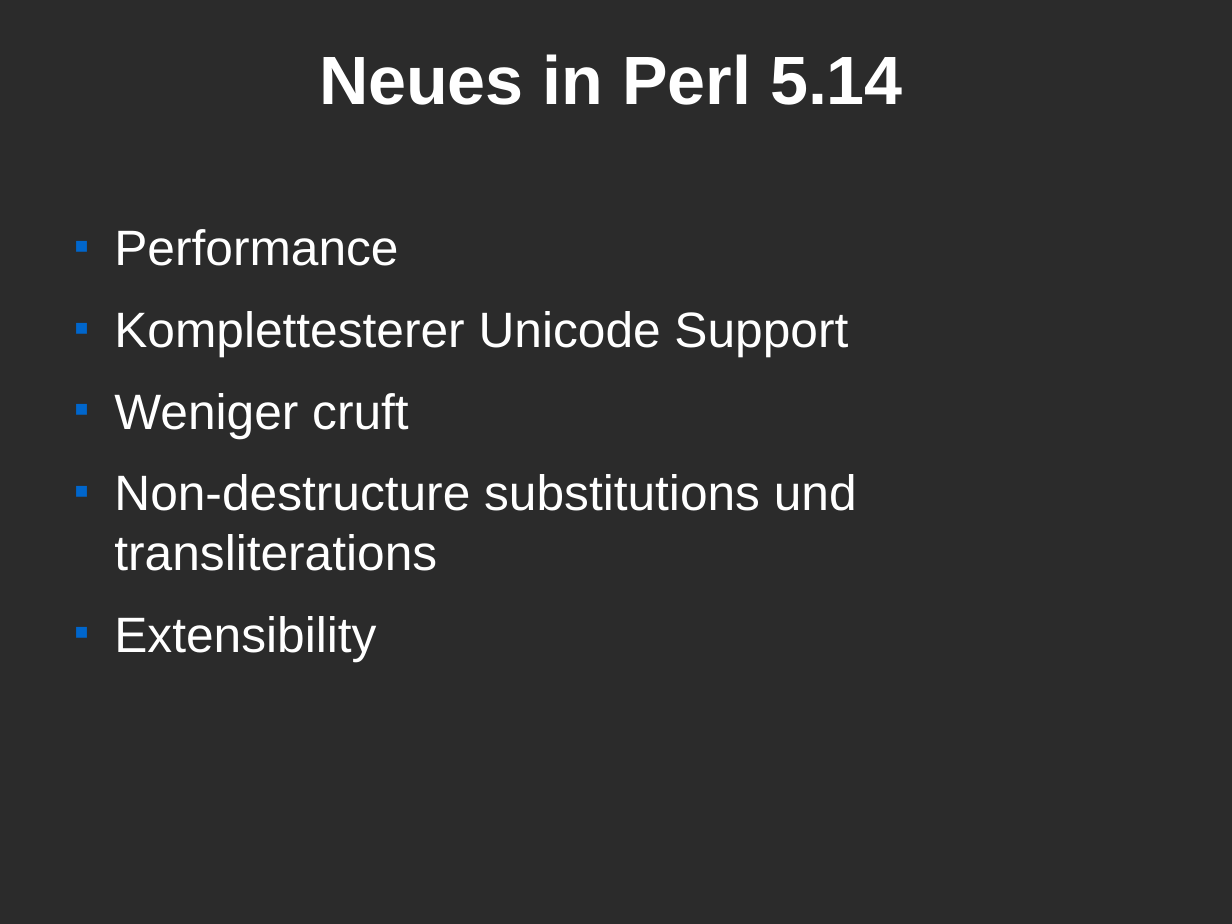
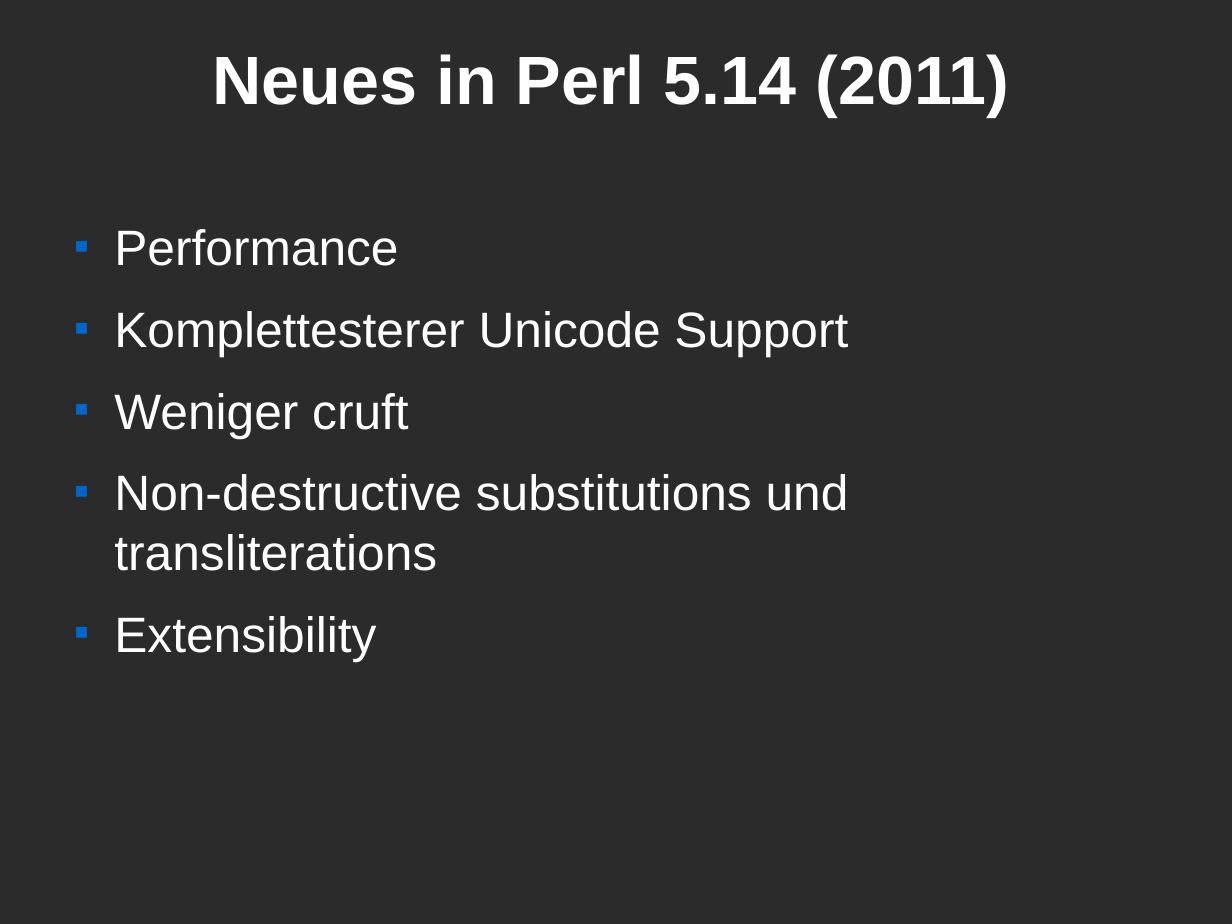
Before and after one commit to Caldrin/Vortrag_CLT, a slide deck: slide 8 of Modern Perl.odp. Drawn at 1232x924 pixels with LibreOffice and Linux fonts; fonts in the diff are those of the drawing; background and template pictures are left out; a plain dark background stands for a picture behind light text. Boxes give left, top, right and bottom in pixels: in the first picture for what was removed or moved away, otherwise in the second. Text is boxed around its words. In the diff, an @@ line names an element or a change of style, - is before the commit and + after.

```diff
--- a/Modern Perl.odp
+++ b/Modern Perl.odp
@@ title at (213,54,1009,117): text changed @@
-Neues in Perl 5.14
+Neues in Perl 5.14 (2011)
@@ text at (114,474,849,571): text changed @@
-■ Non-destructure substitutions und transliterations
+■ Non-destructive substitutions und transliterations
```
Also in this commit, not shown: 3 other slides changed, 4 slides added, 1 slide removed, 5 other files.
